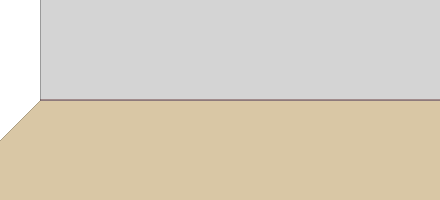
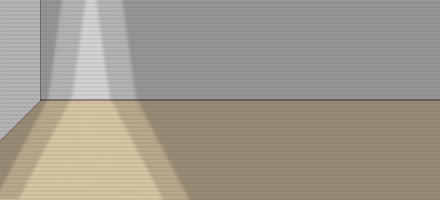
The second 440 × 200 image is a revision of the first. Changes to its layers:
showed "canama_strips_layer" over [0, 1, 440, 200]
showed "canama_lights_layer" over [0, 0, 440, 200]
